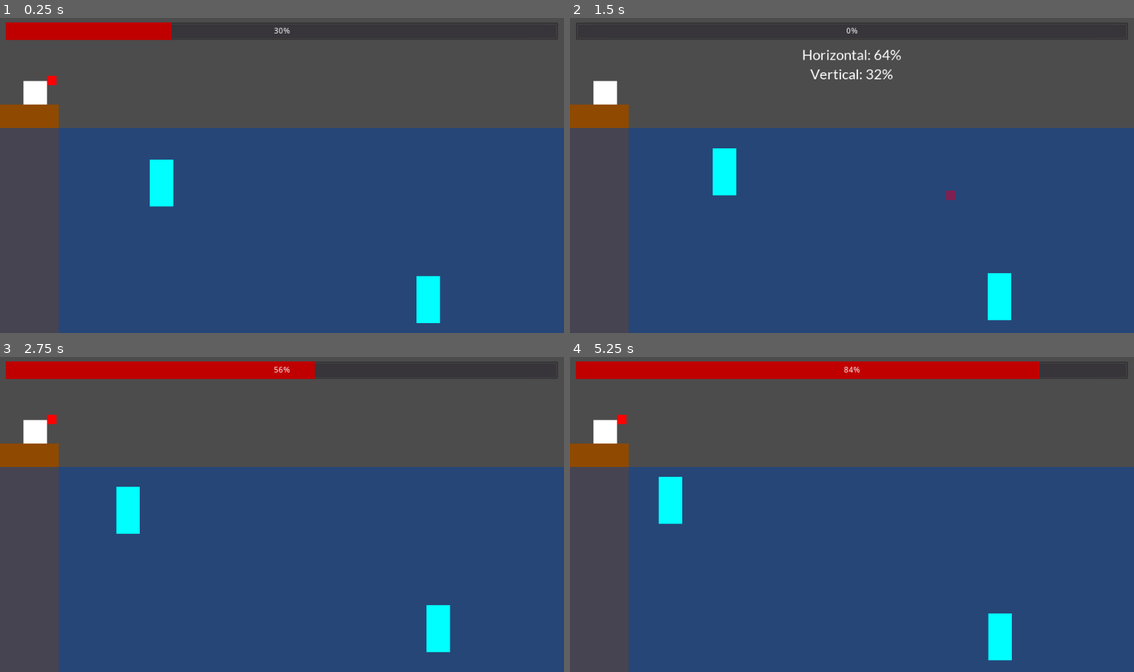
Above: before the commit, frames 1-4 (two rows, left to right).
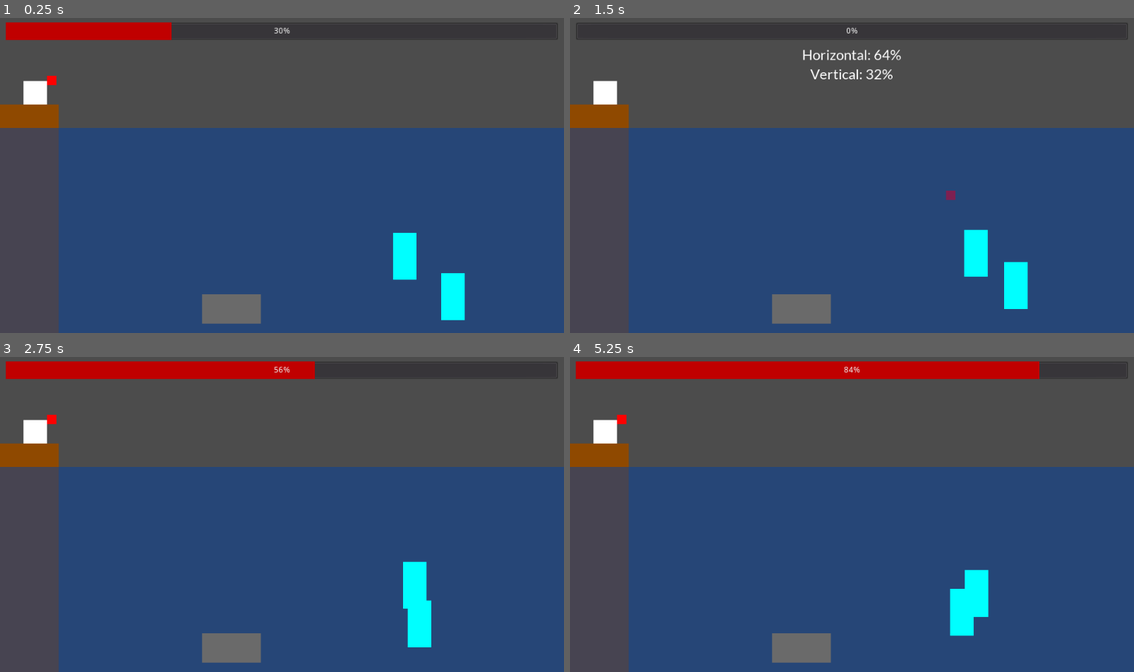
Above: after the commit, the same moments.

Repository: deengames-prototypes/frontier-planet
Game: Godot game, scene res://Scenes/Fishing.tscn
Same seed, same stepped clock (60 frames per second), same inputs: the game is played once before the commit and once after it. This scene is started directly instead of the project's main scene.
Inputs:
- Up to frame 1 (0.25 s): no input
- Up to frame 2 (1.5 s): tap Enter (ui_accept) at 0.5, 0.77 s; hold Right (ui_right) 0.53-1.28 s; hold Down (ui_down) from 1.28 s (still down)
- Up to frame 3 (2.75 s): tap Enter (ui_accept) at 1.52 s; release Down (ui_down) at 2.03 s; hold Right (ui_right) from 2.03 s (still down)
- Up to frame 4 (5.25 s): release Right (ui_right) at 2.78 s; hold Up (ui_up) 2.78-3.53 s; tap Enter (ui_accept) at 3.02, 3.77, 4.52 s; hold Left (ui_left) 3.53-5.03 s; hold Down (ui_down) from 5.03 s (still down)

The runs differ from the first frame. In frame 1, 3.5% of the frame differs, in the area x 26-83%, y 44-98%; in frame 2, 3.3%; in frame 3, 3.2%; in frame 4, 3.4%.

Commit message:
Catfish works. It trawls back and forth. Game is properly randomized. Try to fix jellyfish move-into-river-bank bug

Diff:
--- /dev/null
+++ b/prototype/Entities/Fishing/Catfish.gd
@@ -0,0 +1,34 @@
+extends Area2D
+
+const VELOCITY:int = 35
+
+export var max_x:int
+
+var _tween:Tween
+
+func _ready():
+	_setup_move()
+
+func _setup_move():
+	var target_x = randi() % max_x
+	var distance = abs(self.position.x - target_x)
+
+	while distance < 100:
+		target_x = randi() % max_x
+		distance = abs(self.position.x - target_x)
+
+	var travel_time = 1.0 * distance / VELOCITY
+	var delay = 1 + (randf() * 3)
+
+	if _tween != null:
+		remove_child(_tween)
+		_tween.queue_free()
+
+	_tween = Tween.new()
+	_tween.interpolate_property(self, "position", self.position, Vector2(target_x, self.position.y), travel_time, Tween.TRANS_LINEAR, Tween.EASE_IN_OUT, delay)
+	_tween.connect("tween_completed", self, "_move_again")
+	_tween.start()
+	add_child(_tween)
+
+func _move_again(a, b):
+	self._setup_move()
--- /dev/null
+++ b/prototype/Entities/Fishing/Catfish.tscn
@@ -0,0 +1,18 @@
+[gd_scene load_steps=3 format=2]
+
+[ext_resource path="res://Entities/Fishing/Catfish.gd" type="Script" id=1]
+
+[sub_resource type="RectangleShape2D" id=1]
+extents = Vector2( 50, 25 )
+
+[node name="Catfish" type="Area2D"]
+script = ExtResource( 1 )
+
+[node name="ColorRect" type="ColorRect" parent="."]
+margin_right = 100.0
+margin_bottom = 50.0
+color = Color( 0.419608, 0.419608, 0.419608, 1 )
+
+[node name="CollisionShape2D" type="CollisionShape2D" parent="."]
+position = Vector2( 50, 25 )
+shape = SubResource( 1 )
--- a/prototype/Entities/Fishing/Jellyfish.gd
+++ b/prototype/Entities/Fishing/Jellyfish.gd
@@ -15,12 +15,12 @@
 	self.position.x += (sign_x * VELOCITY * delta)
 	self.position.y += (sign_y * VELOCITY * delta)
 
-	if self.position.x < 0:
+	if self.position.x  < 0:
 		self.position.x = 0
-	elif self.position.x > max_coordinates.x:
-		self.position.x = max_coordinates.x
+	elif self.position.x + $ColorRect.margin_right > max_coordinates.x:
+		self.position.x = max_coordinates.x - $ColorRect.margin_right
 
 	if self.position.y < 0:
 		self.position.y = 0
-	elif self.position.y > max_coordinates.y:
-		self.position.y = max_coordinates.y
+	elif self.position.y + $ColorRect.margin_bottom > max_coordinates.y:
+		self.position.y = max_coordinates.y - $ColorRect.margin_bottom
--- a/prototype/Main.gd
+++ b/prototype/Main.gd
@@ -5,6 +5,7 @@
 const Home = preload("res://Scenes/Home.tscn")
 
 func _ready():
+	randomize()
 	call_deferred("_change_scene")
 
 func _change_scene():
--- a/prototype/Scenes/Fishing.gd
+++ b/prototype/Scenes/Fishing.gd
@@ -1,5 +1,6 @@
 extends Node2D
 
+const Catfish = preload("res://Entities/Fishing/Catfish.tscn")
 const Jellyfish = preload("res://Entities/Fishing/Jellyfish.tscn")
 
 const PROGRESS_BAR_VELOCITY = 96 # 960 = ~full cycle in 1s
@@ -19,11 +20,18 @@
 
 	while num_jellyfish > 0:
 		num_jellyfish -= 1
-		var position = _get_random_ocean_position()
 		var jellyfish = Jellyfish.instance()
+		var position = _get_random_ocean_position(jellyfish)
 		jellyfish.max_coordinates = Vector2($Ocean.margin_right, $Ocean.margin_bottom)
 		jellyfish.position = position
 		$Ocean.add_child(jellyfish)
+
+	if is_catfish:
+		var catfish = Catfish.instance()
+		catfish.max_x = int(HORIZONTAL_RANGE - catfish.get_child(0).margin_right)
+		catfish.position.x = randi() % catfish.max_x
+		catfish.position.y = VERTICAL_RANGE - catfish.get_child(0).margin_bottom
+		$Ocean.add_child(catfish)
 
 func _process(delta):
 	if _horizontal_percent == -1 or _vertical_percent == -1:
@@ -53,8 +61,9 @@
 		_horizontal_percent = -1
 		_vertical_percent = -1
 
-func _get_random_ocean_position():
-	var x = randi() % HORIZONTAL_RANGE
-	var y = randi() % VERTICAL_RANGE
+func _get_random_ocean_position(jellyfish):
+	var color_rect = jellyfish.get_child(0)
+	var x = randi() % int(HORIZONTAL_RANGE - color_rect.margin_right)
+	var y = randi() % int(VERTICAL_RANGE - color_rect.margin_bottom)
 
 	return Vector2(x, y)
Not shown: 3 places in prototype/Scenes/Fishing.tscn that only renumber resources
